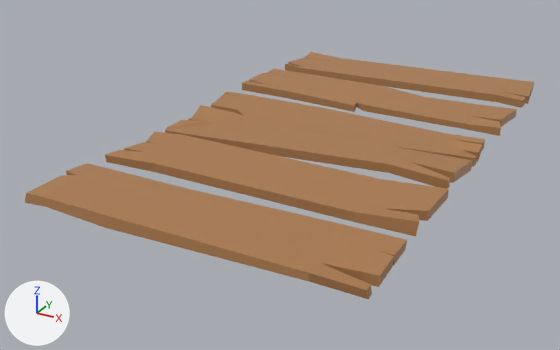
The FBX model Assets/Assets_3D_import/Planks/plank01.fbx, before and after one commit.
The view is the same before and after, from a 50 mm camera at (0.944, -2.051, 0.844) aimed at (-0.103, -0.146, -0.108). The axes (+X, +Y, +Z) are drawn at lower left. The lights are the same throughout. Where no turn or scale is listed for an object, it has been applied to the vertices.
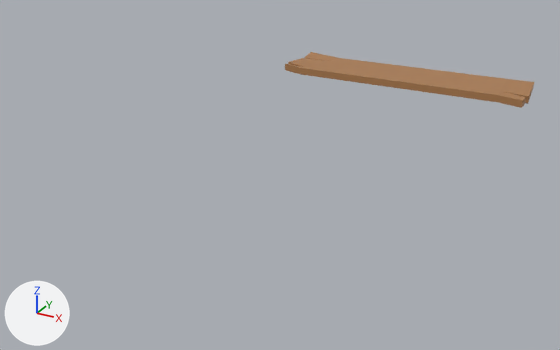
Pixel boxes [x1, y1, x2, y2] of what changed, in the pictures (560 x 350 px):
'Plane', deleted (brown)
    before: [25, 164, 407, 299]
'Plane.002', deleted (brown)
    before: [165, 91, 485, 188]
'Plane.001', deleted (brown)
    before: [105, 132, 449, 236]
'Plane.003', deleted (brown)
    before: [242, 69, 517, 136]

The change, as a diff of the scene's bpy script:
```diff
--- a/Assets/Assets_3D_import/Planks/plank01.fbx.py
+++ b/Assets/Assets_3D_import/Planks/plank01.fbx.py
@@ ob_plane_003 @@
-ob_plane_003 = bpy.data.objects.new('Plane.003', me_plane_004)
-ob_plane_003.location = (0.0, 0.336, 0.0)
@@ ob_plane @@
-ob_plane = bpy.data.objects.new('Plane', me_plane_001)
-ob_plane.location = (0.0, -0.706, 0.0)
@@ ob_plane_002 @@
-ob_plane_002 = bpy.data.objects.new('Plane.002', me_plane_003)
-ob_plane_002.location = (0.0, 0.03, 0.0)
@@ ob_plane_001 @@
-ob_plane_001 = bpy.data.objects.new('Plane.001', me_plane_002)
-ob_plane_001.location = (0.0, -0.41, 0.0)
```
